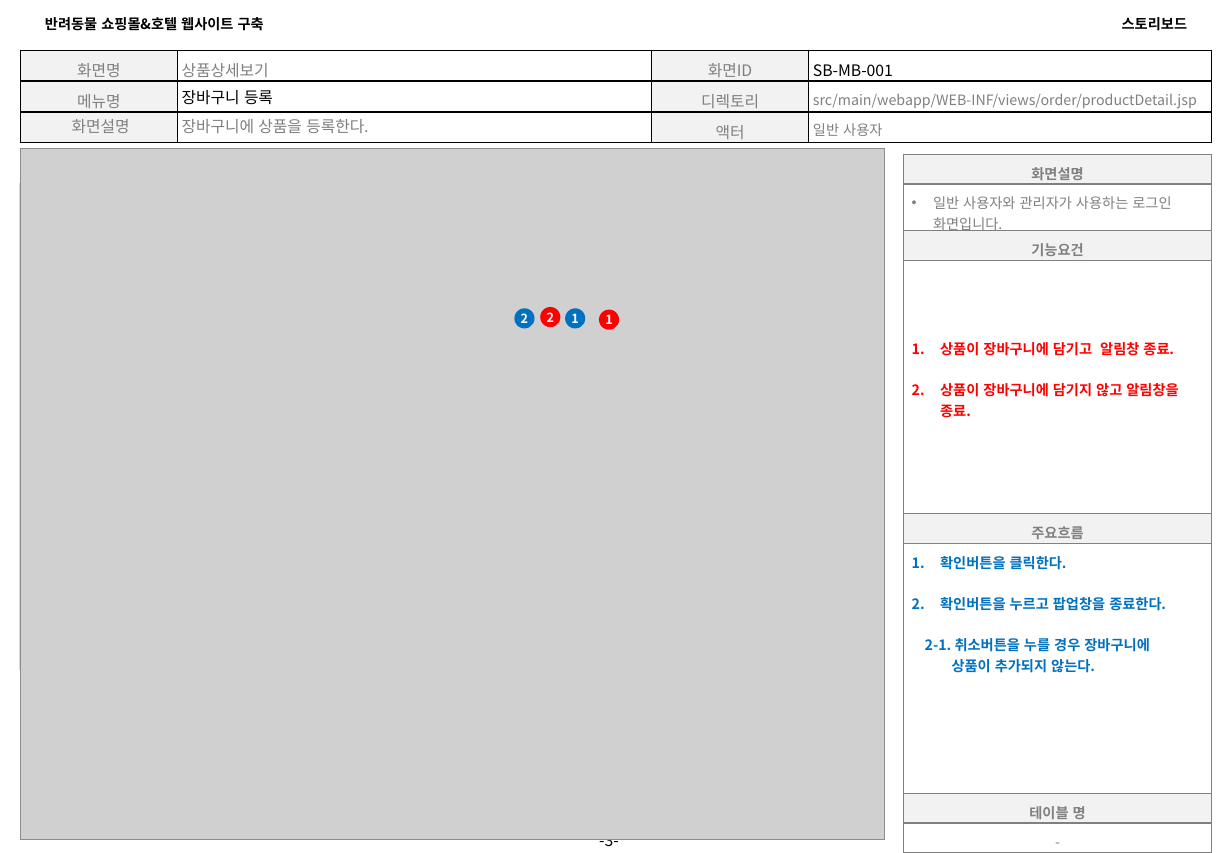
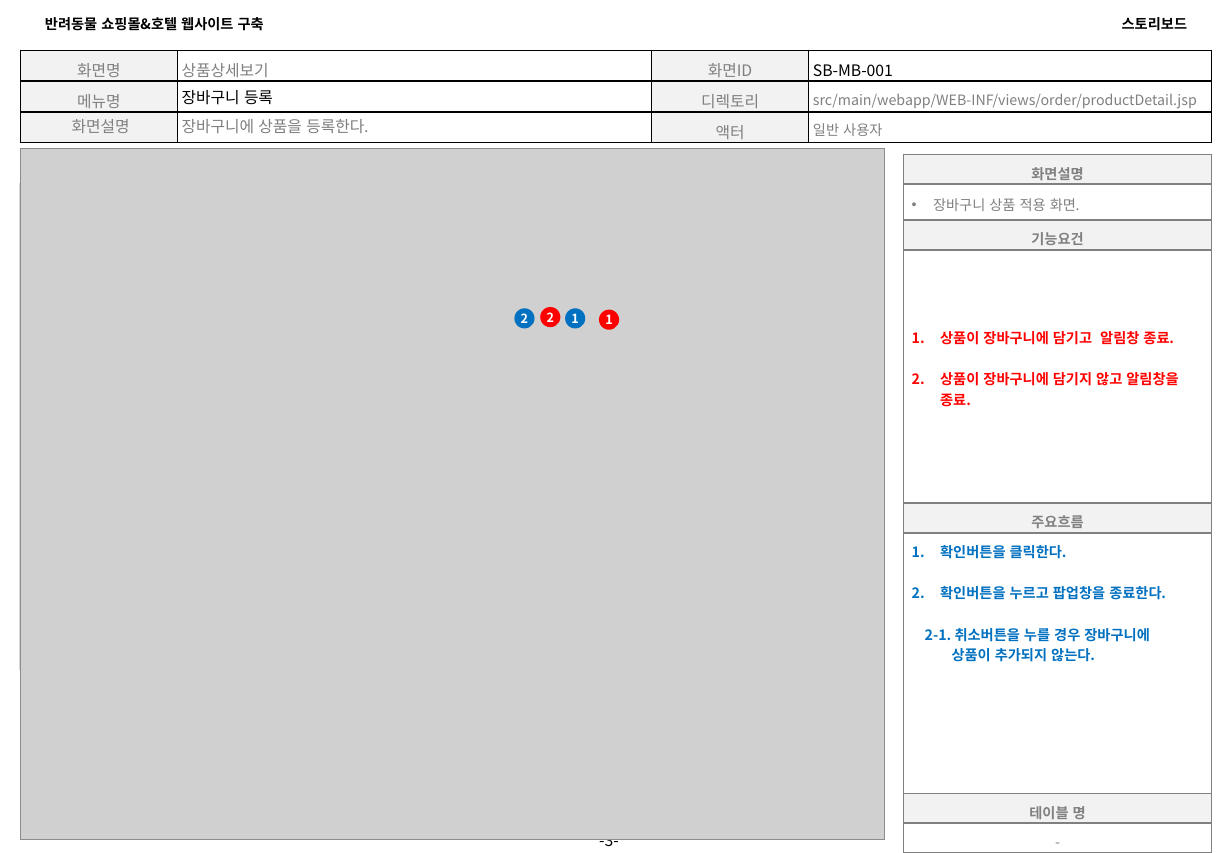
Before and after one commit to 94jinwoo/Companion, a slide deck: slide 3 of Companion.스토리보드.VER.0.3(쇼핑몰).pptx. Drawn at 1232x853 pixels with LibreOffice and Linux fonts; fonts in the diff are those of the drawing; grey boxes stand for pictures; background and template pictures are left out. Boxes give left, top, right and bottom in pixels: in the first picture for what was removed or moved away, otherwise in the second. Text is boxed around its words. In the diff, an @@ line names an element or a change of style, - is before the commit and + after.

```diff
--- a/Companion.스토리보드.VER.0.3(쇼핑몰).pptx
+++ b/Companion.스토리보드.VER.0.3(쇼핑몰).pptx
@@ table at (903,155,1212,804) @@
-row 2, column 1: 일반 사용자와 관리자가 사용하는 로그인 화면입니다.
+row 2, column 1: 장바구니 상품 적용 화면.
```
Also in this commit, not shown: 11 other slides changed, 1 slide added, 1 slide removed.
